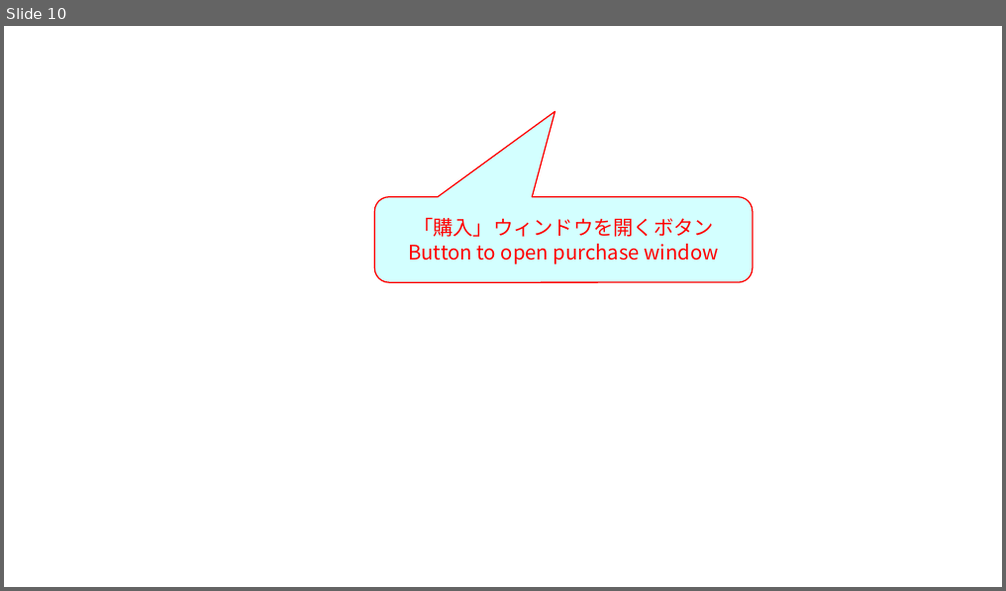
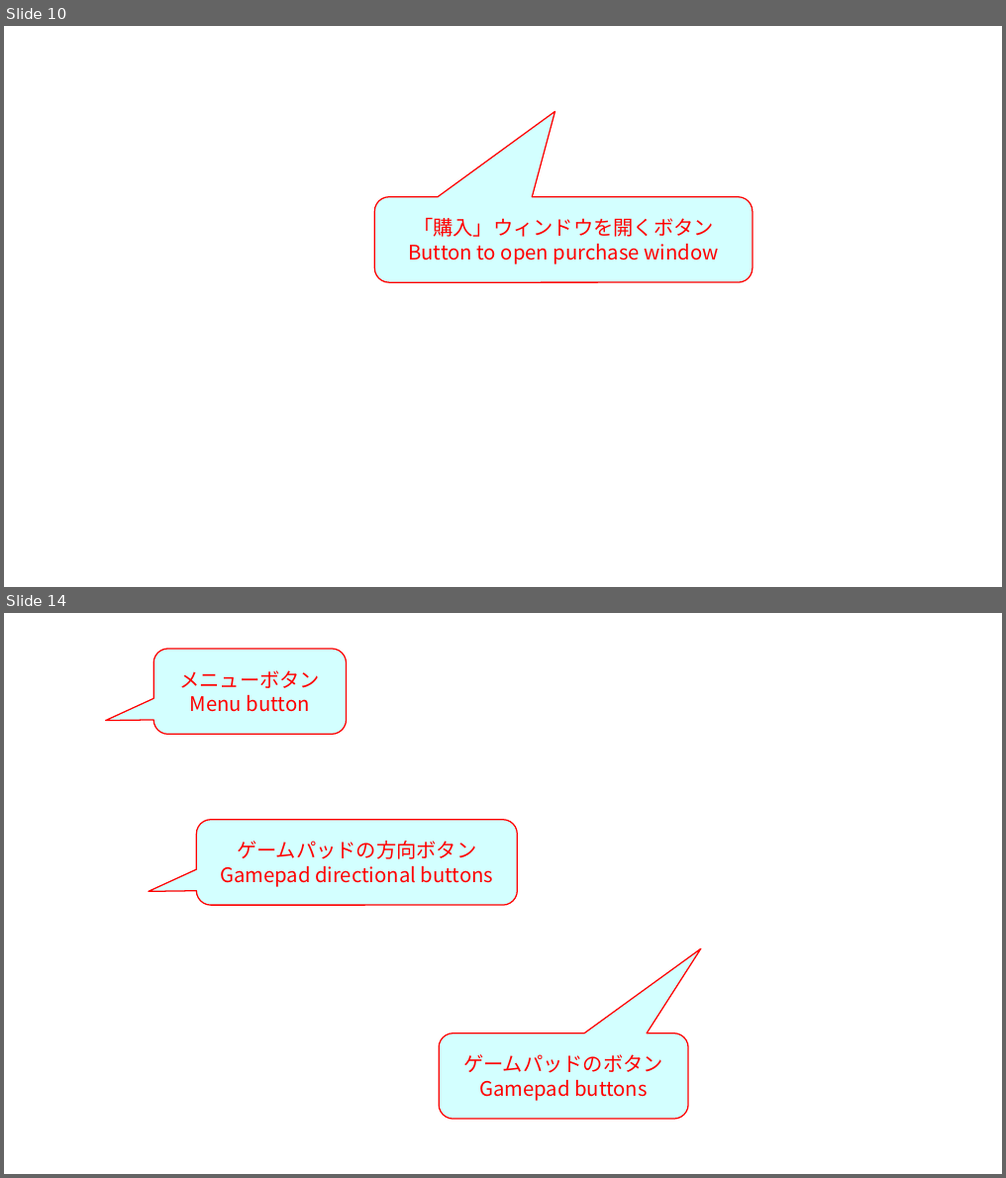
Before and after one commit to takezoff/x8support, a slide deck: work/x8_figures.odp. Shown one above the other, each under a label of ours: slide 10 before the commit, slides 10 and 14 after it; the slides between them are not shown. The pictures are 1006x591 and 1006x1178 pixels, drawn with LibreOffice and Linux fonts; fonts in the diff are those of the drawing; background and template pictures are left out. Boxes give left, top, right and bottom in pixels: in the first picture for what was removed or moved away, otherwise in the second. Text is boxed around its words. In the diff, an @@ line names an element or a change of style, - is before the commit and + after.

```diff
--- a/work/x8_figures.odp
+++ b/work/x8_figures.odp
@@ slide 14 added at bbox=[4, 613, 1002, 1174], background picture (left out) @@
@@ rounded speech box added at bbox=[153, 649, 347, 734], fill #CCFFFF at 85% opacity, outline #FF0000 0.99 pt, 16 pt, text #FF0000 @@
+メニューボタン
+Menu button
@@ rounded speech box added at bbox=[197, 820, 518, 905], fill #CCFFFF at 85% opacity, outline #FF0000 0.99 pt, 16 pt, text #FF0000 @@
+ゲームパッドの方向ボタン
+Gamepad directional buttons
@@ rounded speech box added at bbox=[439, 1034, 689, 1119], fill #CCFFFF at 85% opacity, outline #FF0000 0.99 pt, 16 pt, text #FF0000 @@
+ゲームパッドのボタン
+Gamepad buttons
```
Also in this commit, not shown: 19 other slides added, 43 other files.
